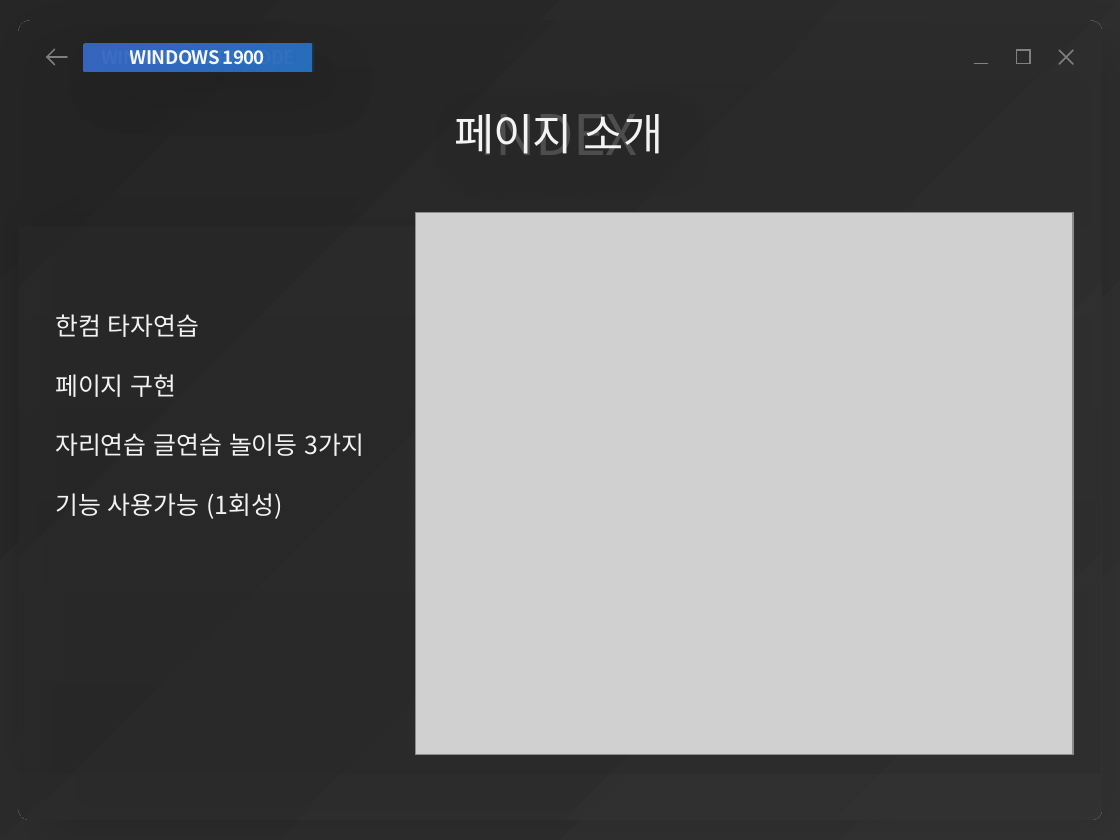
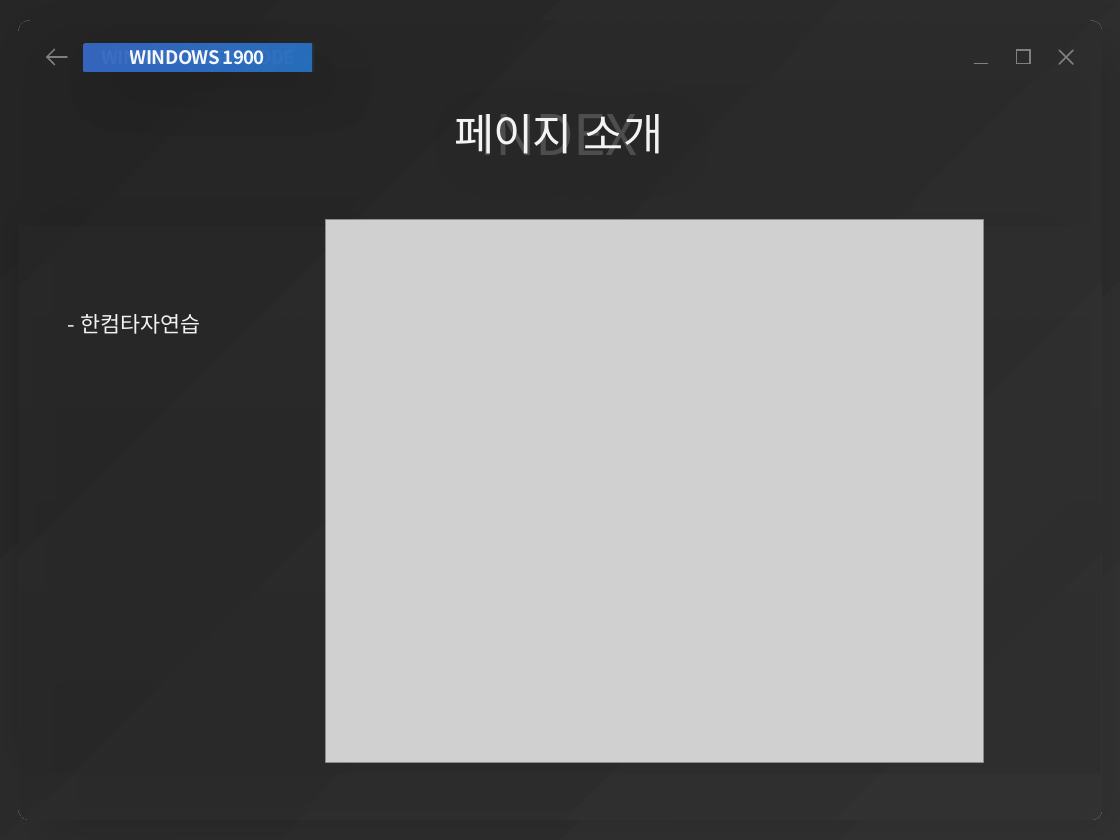
Before and after one commit to yonggyu01/windowProject, a slide deck: slide 17 of 김용규 개인포폴.pptx. Drawn at 1120x840 pixels with LibreOffice and Linux fonts; fonts in the diff are those of the drawing; grey boxes stand for pictures; background and template pictures are left out. Boxes give left, top, right and bottom in pixels: in the first picture for what was removed or moved away, otherwise in the second. Text is boxed around its words. In the diff, an @@ line names an element or a change of style, - is before the commit and + after.

```diff
--- a/김용규 개인포폴.pptx
+++ b/김용규 개인포폴.pptx
@@ picture: place and size @@
-picture at <box>416,213,1073,755</box>
+picture at <box>326,220,983,762</box>
@@ text at <box>80,314,200,334</box>: text changed; size 16 to 14 pt @@
-한컴 타자연습
-페이지 구현
-자리연습 글연습 놀이등 3가지
-기능 사용가능 (1회성)
+- 한컴타자연습
```
Also in this commit, not shown: 17 other slides changed, 4 other files.
